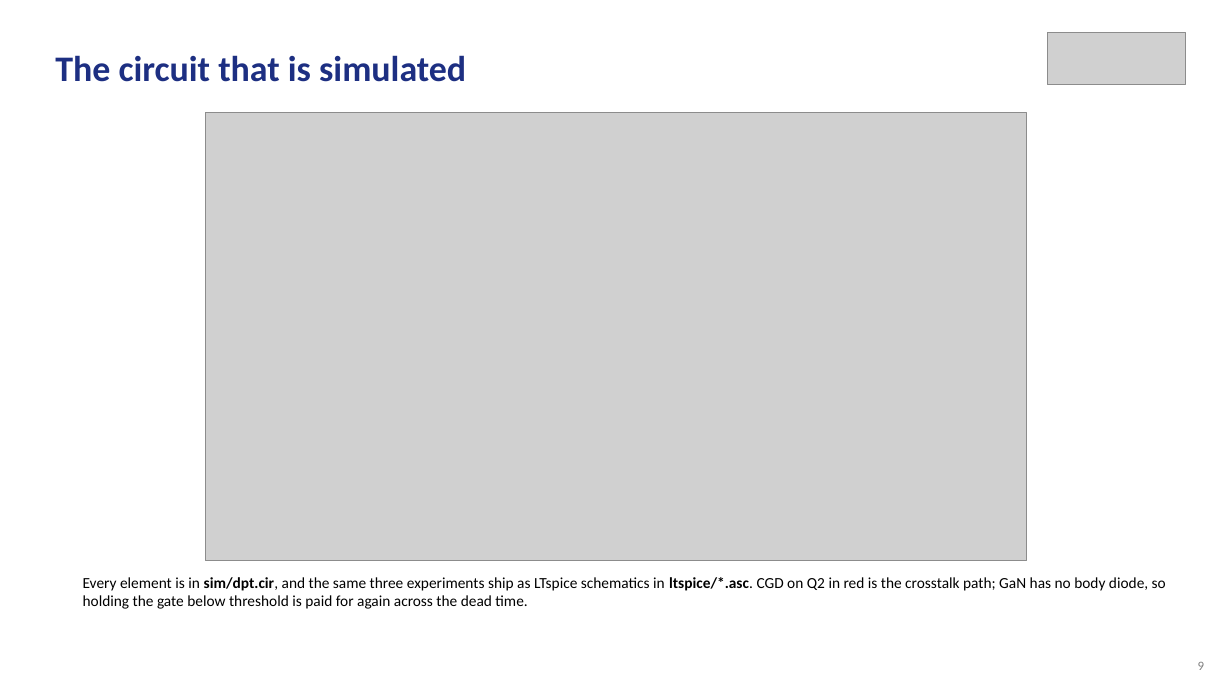
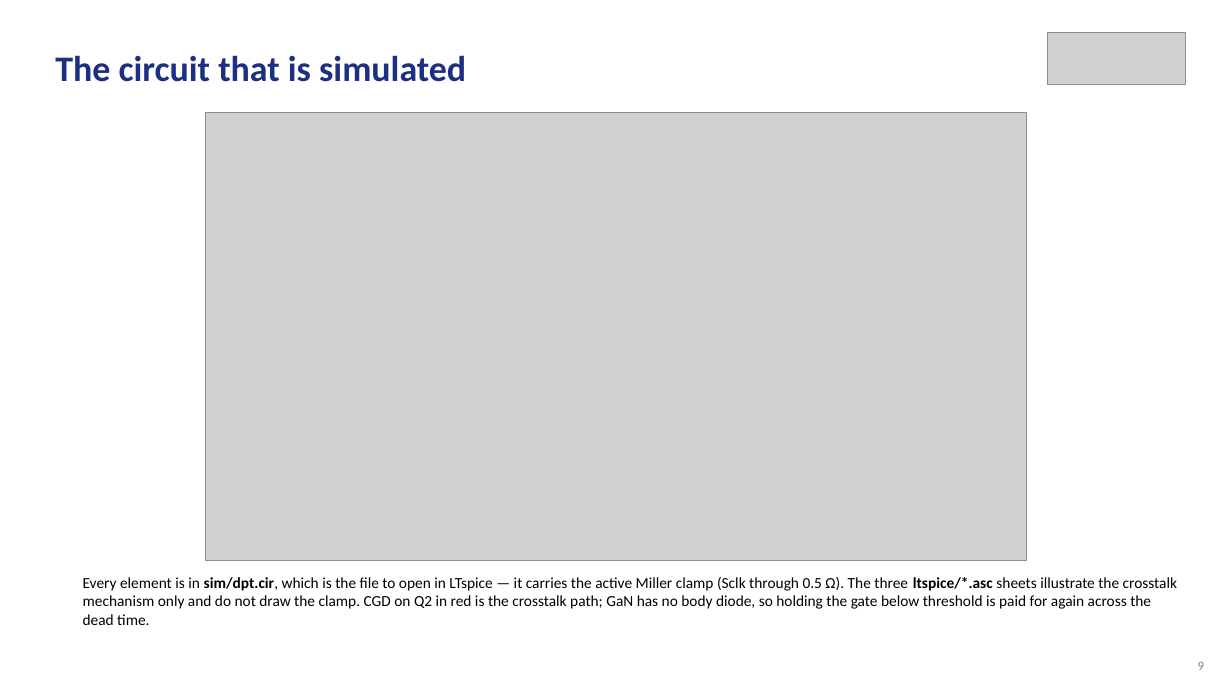
Before and after one commit to Amritha902/gan-driver, a slide deck: slide 9 of review/Review1_GaN_Segmented_Gate_Driver.pptx. Drawn at 1232x693 pixels with LibreOffice and Linux fonts; fonts in the diff are those of the drawing; grey boxes stand for pictures. Boxes give left, top, right and bottom in pixels: in the first picture for what was removed or moved away, otherwise in the second. Text is boxed around its words. In the diff, an @@ line names an element or a change of style, - is before the commit and + after.

```diff
--- a/review/Review1_GaN_Segmented_Gate_Driver.pptx
+++ b/review/Review1_GaN_Segmented_Gate_Driver.pptx
@@ text at (83, 577, 1177, 625): text changed @@
-Every element is in sim/dpt.cir, and the same three experiments ship as LTspice schematics in ltspice/*.asc. CGD on Q2 in red is the crosstalk path; GaN has no body diode, so holding the gate below threshold is paid for again across the dead time.
+Every element is in sim/dpt.cir, which is the file to open in LTspice — it carries the active Miller clamp (Sclk through 0.5 Ω). The three ltspice/*.asc sheets illustrate the crosstalk mechanism only and do not draw the clamp. CGD on Q2 in red is the crosstalk path; GaN has no body diode, so holding the gate below threshold is paid for again across the dead time.
```
Also in this commit, not shown: 1 other slide changed, 2 other files.
